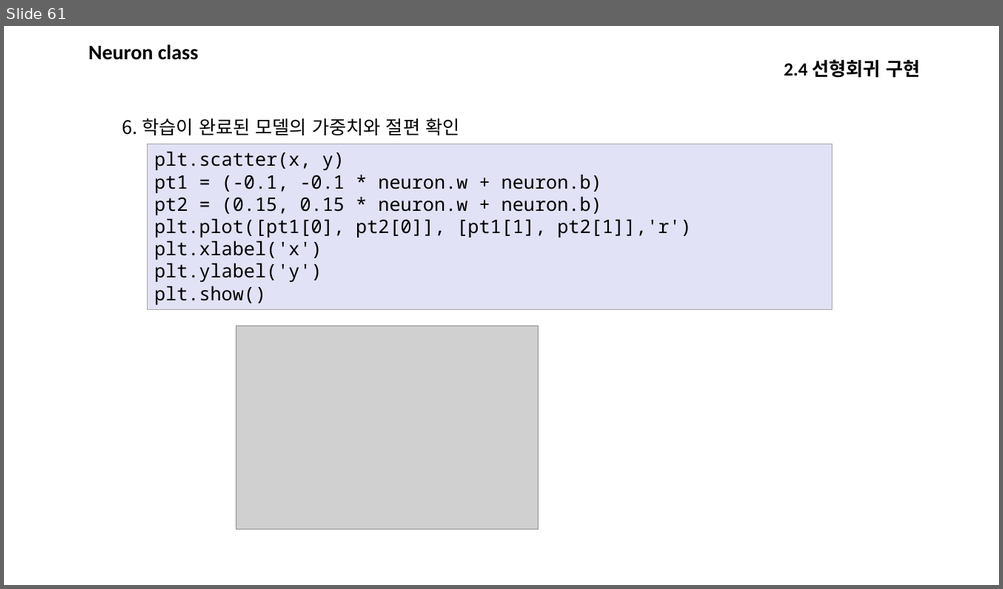
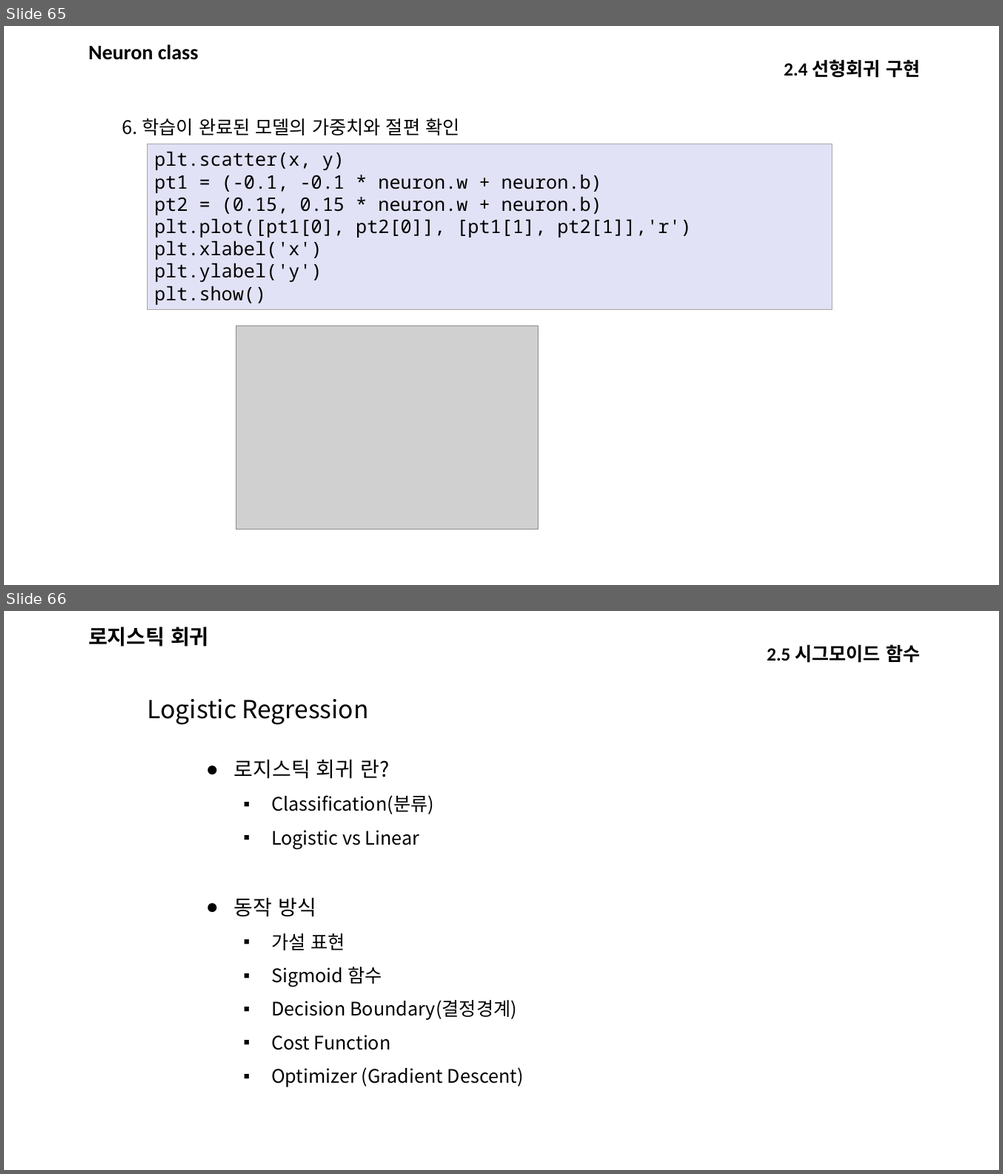
Before and after one commit to kjungmo/SBA2020_dataScience, a slide deck: 데이터분석.pptx. Shown one above the other, each under a label of ours: slide 61 before the commit, slides 65 and 66 after it. The pictures are 1003x589 and 1003x1174 pixels, drawn with LibreOffice and Linux fonts; fonts in the diff are those of the drawing; grey boxes stand for pictures. Boxes give left, top, right and bottom in pixels: in the first picture for what was removed or moved away, otherwise in the second. Text is boxed around its words. In the diff, an @@ line names an element or a change of style, - is before the commit and + after.

```diff
--- a/데이터분석.pptx
+++ b/데이터분석.pptx
@@ slide 66 added at (x1=4, y1=611, x2=999, y2=1170), background #FFFFFF @@
@@ text added at (x1=88, y1=627, x2=209, y2=647), 20 pt, text #000000, bold @@
+로지스틱 회귀
@@ text added at (x1=766, y1=644, x2=919, y2=663), 18 pt, text #000000, bold @@
+2.5 시그모이드 함수
@@ text added at (x1=148, y1=699, x2=369, y2=725), 24 pt, text #000000 @@
+Logistic Regression
@@ text added at (x1=234, y1=759, x2=523, y2=1088), 18 pt, text #000000 @@
+● 로지스틱 회귀 란?
+  ▪ Classification(분류)
+  ▪ Logistic vs Linear
+● 동작 방식
+  ▪ 가설 표현
+  ▪ Sigmoid 함수
+  ▪ Decision Boundary(결정경계)
+  ▪ Cost Function
+  ▪ Optimizer (Gradient Descent)
@@ what was slide 61 is now slide 65 @@
```
Also in this commit, not shown: 9 slides changed, 43 other slides added.
